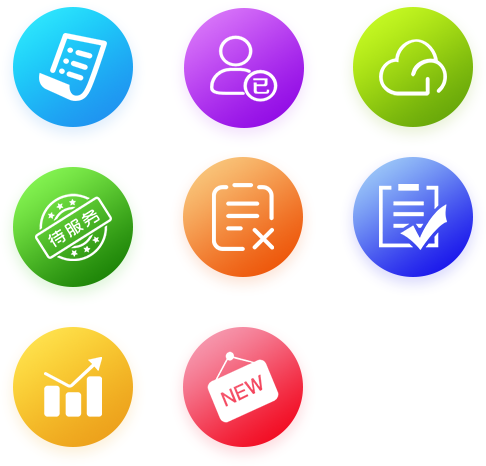
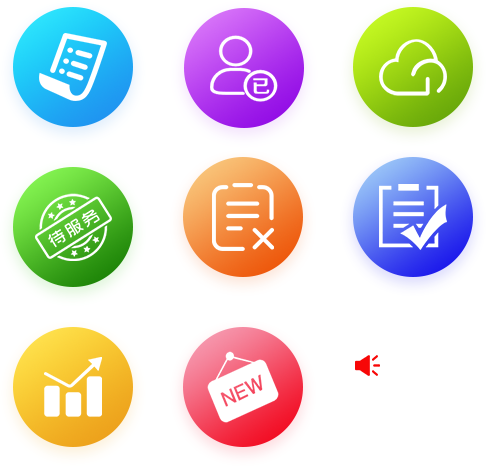
Comparing the layer stacks of the two 486 x 466 images. Changes:
added layer "消息" above "新品" over [355, 355, 380, 376]
